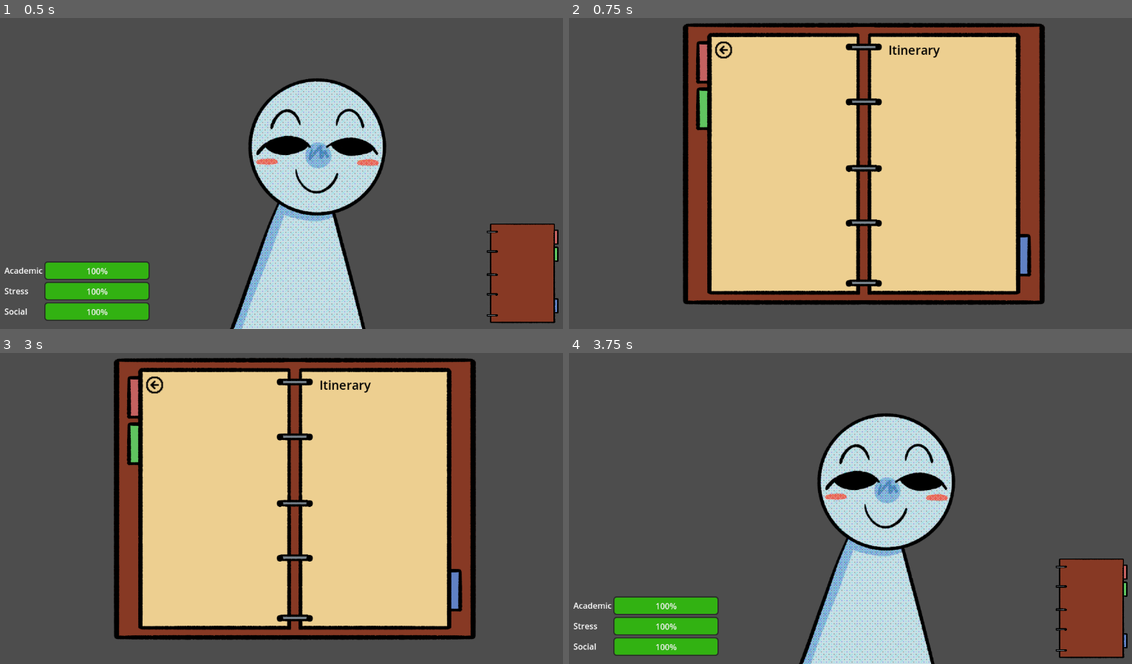
Above: before the commit, frames 1-4 (two rows, left to right).
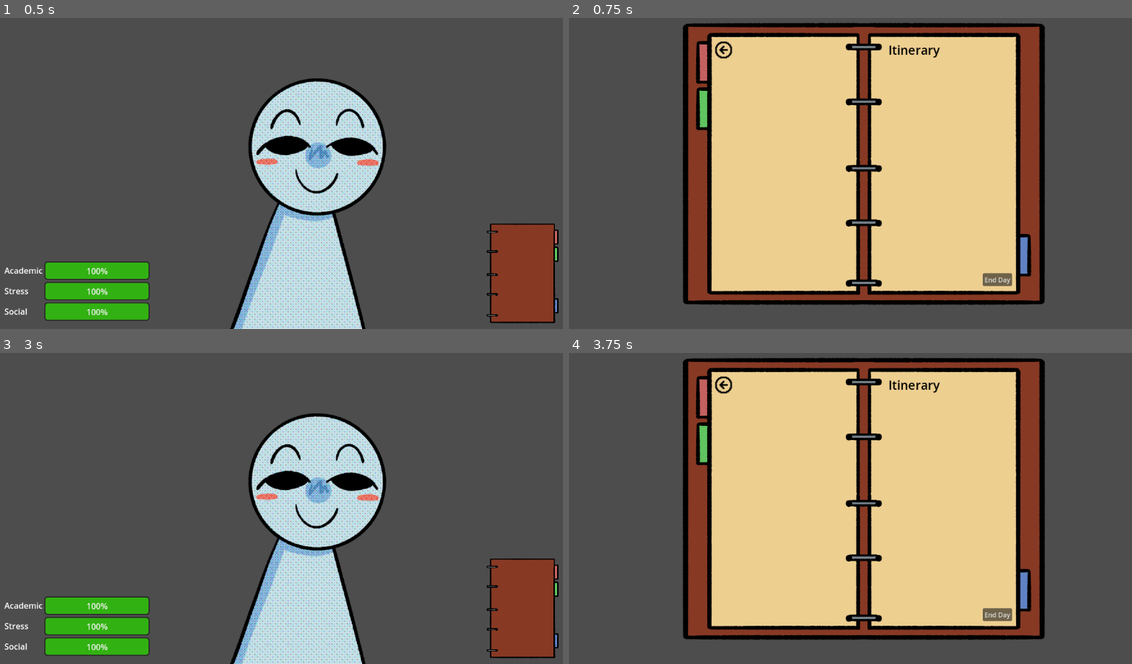
Above: after the commit, the same moments.

Repository: MLJoson/broncoHacksS25
Game: Godot game, scene res://Scenes/main.tscn
The game is run twice, just before and just after one commit, with the same random seed, the same clock (stepped at 60 frames per second) and the same inputs. This scene is started directly instead of the project's main scene.
Inputs (mouse positions are in pixels of both pictures, inside the frame that each line leads up to; where the layout moved, square brackets give the same spot in the first picture):
- Up to frame 1 (0.5 s): no input
- Up to frame 2 (0.75 s): click (1092, 269) at 0.5 s
- Up to frame 3 (3 s): click (152, 384) at 1.25 s; click (523, 604) at 2 s; click (427, 614) at 2.75 s, where only the run after the commit has a clickable "End Day"
- Up to frame 4 (3.75 s): click (1092, 604) [721, 384] at 3.5 s

Frame 1 is identical in both runs. In frame 2, 0.2% of the frame differs, in the area x 73-79%, y 81-87%; in frame 3, 66%, in the area x 0-100%, y 1-100%; in frame 4, 66%.

Commit message:
added signalbus

Diff:
--- a/broncohackss25/Scenes/journal.tscn
+++ b/broncohackss25/Scenes/journal.tscn
@@ -1,6 +1,7 @@
-[gd_scene load_steps=5 format=3 uid="uid://b0s1xrvohf8ch"]
+[gd_scene load_steps=6 format=3 uid="uid://b0s1xrvohf8ch"]
 
 [ext_resource type="Texture2D" uid="uid://ci0y03ck6d3dc" path="res://Assets/planner_open.png" id="1_civ5d"]
+[ext_resource type="Script" uid="uid://do3t0847dunia" path="res://Scripts/journal.gd" id="1_x6005"]
 [ext_resource type="Texture2D" uid="uid://cl1ida1d5vrqi" path="res://Assets/back-removebg-preview(1).png" id="2_okafp"]
 [ext_resource type="Script" uid="uid://bulkb2x8taqvi" path="res://Scripts/go_to_room.gd" id="3_4xnl1"]
 [ext_resource type="PackedScene" uid="uid://l6axmqpyfjt2" path="res://Scenes/tasklist.tscn" id="4_4xnl1"]
@@ -8,6 +9,7 @@
 [node name="Node2D" type="Control"]
 layout_mode = 3
 anchors_preset = 0
+script = ExtResource("1_x6005")
 
 [node name="JournalBg" type="TextureRect" parent="."]
 layout_mode = 1
@@ -57,4 +59,13 @@
 [node name="VBoxContainer" parent="HBoxContainer" instance=ExtResource("4_4xnl1")]
 layout_mode = 2
 
+[node name="Button" type="Button" parent="."]
+layout_mode = 0
+offset_left = 290.0
+offset_top = 269.0
+offset_right = 361.0
+offset_bottom = 300.0
+text = "End Day"
+
 [connection signal="pressed" from="TextureButton" to="TextureButton" method="_on_pressed"]
+[connection signal="pressed" from="Button" to="." method="_on_button_pressed"]
--- a/broncohackss25/Scenes/main.tscn
+++ b/broncohackss25/Scenes/main.tscn
@@ -1,5 +1,6 @@
-[gd_scene load_steps=6 format=3 uid="uid://dkbtci03h0ubh"]
+[gd_scene load_steps=7 format=3 uid="uid://dkbtci03h0ubh"]
 
+[ext_resource type="Script" uid="uid://bus0kkm6n8p3n" path="res://Scripts/main.gd" id="1_21xkr"]
 [ext_resource type="PackedScene" uid="uid://c706mvhxakqxq" path="res://Scenes/stats_ui.tscn" id="1_jjgbg"]
 [ext_resource type="Texture2D" uid="uid://i45u813ov17b" path="res://Assets/STU.png" id="2_bo1nx"]
 [ext_resource type="Texture2D" uid="uid://cdnscn70mvut2" path="res://Assets/planner_close.png" id="3_kry3j"]
@@ -7,6 +8,7 @@
 [ext_resource type="Script" uid="uid://bo5asvu21tp7w" path="res://Scripts/go_to_journal.gd" id="5_kry3j"]
 
 [node name="Main" type="Node2D"]
+script = ExtResource("1_21xkr")
 
 [node name="CanvasLayer" type="CanvasLayer" parent="."]
 
--- /dev/null
+++ b/broncohackss25/Scripts/SignalBus.gd
@@ -0,0 +1,3 @@
+extends Node
+
+signal new_day()
--- /dev/null
+++ b/broncohackss25/Scripts/journal.gd
@@ -0,0 +1,8 @@
+extends Control
+
+signal day_over
+
+func _on_button_pressed() -> void:
+	#set_modulate(lerp(get_modulate(), Color(0,0,0,1), 0.2))
+	day_over.emit()
+	get_tree().change_scene_to_file("res://Scenes/main.tscn")
--- /dev/null
+++ b/broncohackss25/Scripts/main.gd
@@ -0,0 +1,7 @@
+extends Node2D
+
+func _ready() -> void:
+	SignalBus.new_day.connect(_on_new_day)
+
+func _on_new_day():
+	pass
--- a/broncohackss25/menu.tscn
+++ b/broncohackss25/menu.tscn
@@ -1,6 +1,6 @@
 [gd_scene load_steps=4 format=3 uid="uid://ctbetkwhbtm82"]
 
-[ext_resource type="Script" uid="uid://daoep2vrle5b8" path="res://menu.gd" id="1_lti8b"]
+[ext_resource type="Script" uid="uid://daoep2vrle5b8" path="res://Scripts/menu.gd" id="1_lti8b"]
 [ext_resource type="Texture2D" uid="uid://davaohmlcuxno" path="res://Assets/1966.png" id="2_ouk20"]
 
 [sub_resource type="StyleBoxTexture" id="StyleBoxTexture_ouk20"]
--- a/broncohackss25/project.godot
+++ b/broncohackss25/project.godot
@@ -14,6 +14,10 @@
 run/main_scene="uid://ctbetkwhbtm82"
 config/features=PackedStringArray("4.4", "Forward Plus")
 config/icon="res://icon.svg"
+
+[autoload]
+
+SignalBus="*res://Scripts/SignalBus.gd"
 
 [display]
 
Not shown, added: broncohackss25/Scripts/SignalBus.gd.uid
Not shown, added: broncohackss25/Scripts/journal.gd.uid
Not shown, added: broncohackss25/Scripts/main.gd.uid
Renamed: broncohackss25/menu.gd -> broncohackss25/Scripts/menu.gd
Renamed: broncohackss25/menu.gd.uid -> broncohackss25/Scripts/menu.gd.uid
